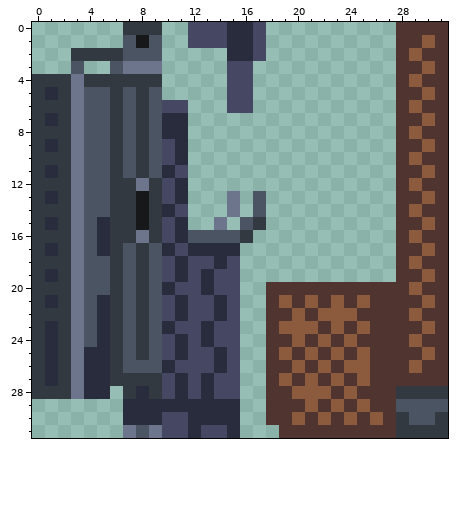
Pixel-art sprite -- Assets/Models/Weapons/PistolUv.png. Above is the file before it was changed.
The file is 32x32 pixels.
The result:
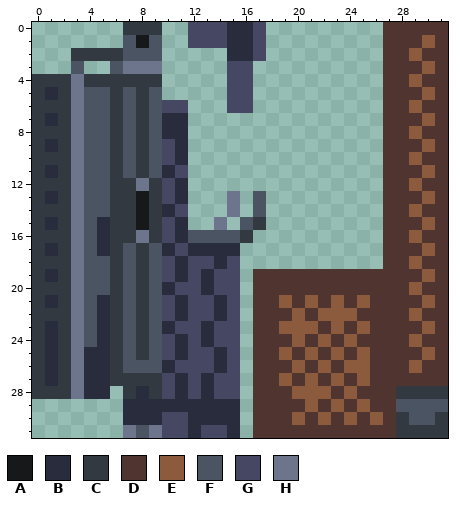
Palette (. is transparent): A #171819  B #282c3c  C #333941  D #4f342f  E #8c5b3e  F #4a5462  G #464762  H #6d758d
Commit message: Repaired alpha edges in pistol UVMap
Difference:
{"y":0,"x":27,"old":".","new":"D"}
{"y":1,"x":27,"old":".","new":"D"}
{"y":2,"x":27,"old":".","new":"D"}
{"y":3,"x":27,"old":".","new":"D"}
{"y":4,"x":27,"old":".","new":"D"}
{"y":5,"x":27,"old":".","new":"D"}
{"y":6,"x":27,"old":".","new":"D"}
{"y":7,"x":27,"old":".","new":"D"}
{"y":8,"x":27,"old":".","new":"D"}
{"y":9,"x":27,"old":".","new":"D"}
{"y":10,"x":27,"old":".","new":"D"}
{"y":11,"x":27,"old":".","new":"D"}
{"y":12,"x":27,"old":".","new":"D"}
{"y":13,"x":27,"old":".","new":"D"}
{"y":14,"x":27,"old":".","new":"D"}
{"y":15,"x":27,"old":".","new":"D"}
{"y":16,"x":27,"old":".","new":"D"}
{"y":17,"x":27,"old":".","new":"D"}
{"y":18,"x":27,"old":".","new":"D"}
{"y":19,"x":17,"old":"...........","new":"DDDDDDDDDDD"}
{"y":20,"x":17,"old":".","new":"D"}
{"y":21,"x":17,"old":".","new":"D"}
{"y":22,"x":17,"old":".","new":"D"}
{"y":23,"x":17,"old":".","new":"D"}
{"y":24,"x":17,"old":".","new":"D"}
{"y":25,"x":17,"old":".","new":"D"}
{"y":26,"x":17,"old":".","new":"D"}
{"y":27,"x":17,"old":".","new":"D"}
{"y":28,"x":17,"old":".","new":"D"}
{"y":29,"x":17,"old":".","new":"D"}
{"y":30,"x":17,"old":".","new":"D"}
{"y":31,"x":17,"old":"..","new":"DD"}
